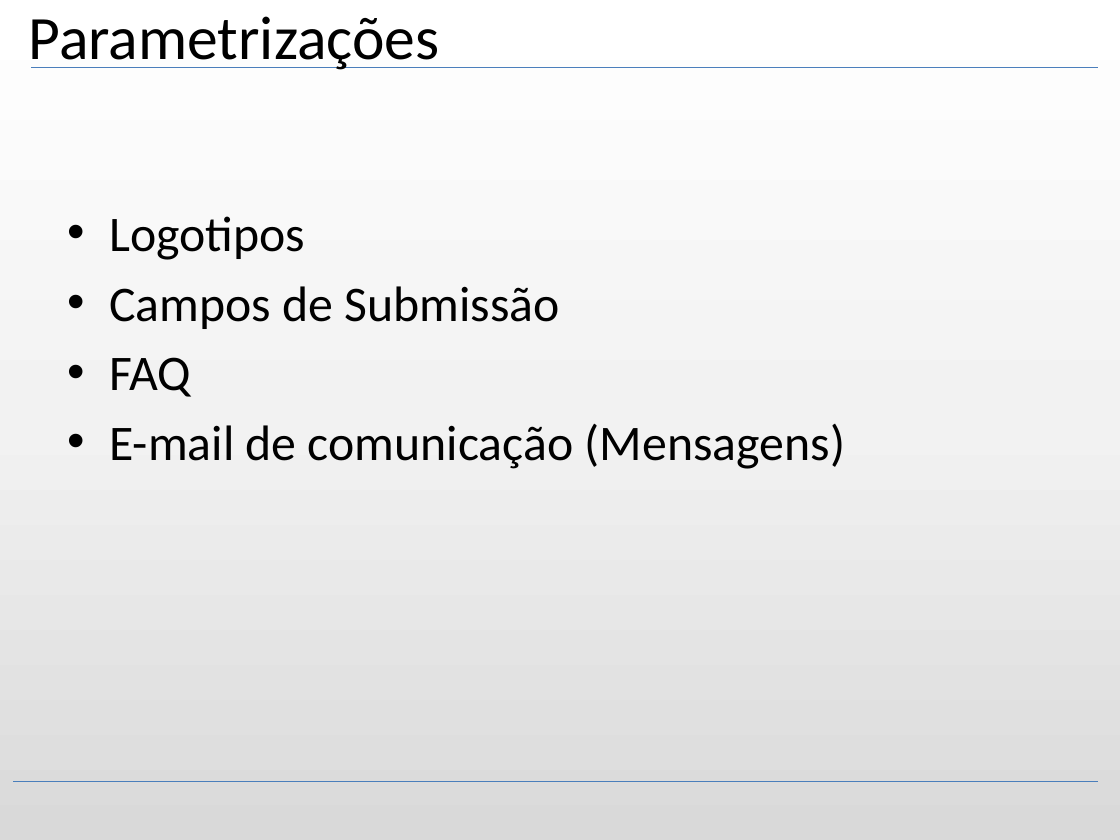
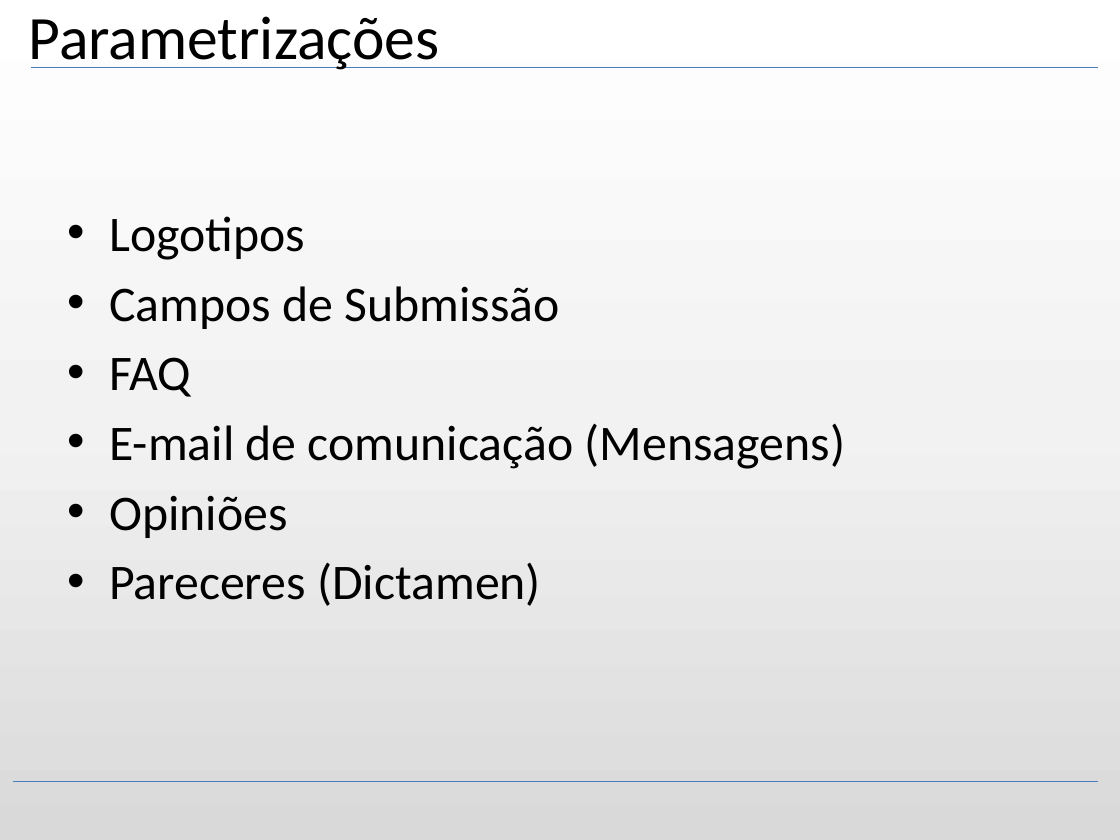
Before and after one commit to bireme/proethos, a slide deck: slide 12 of _documents/presentation/ProEthos - pt_BR - v0.14.52.pptx (slide 13 before the commit). Drawn at 1120x840 pixels with LibreOffice and Linux fonts; fonts in the diff are those of the drawing; background and template pictures are left out. Boxes give left, top, right and bottom in pixels: in the first picture for what was removed or moved away, otherwise in the second. Text is boxed around its words. In the diff, an @@ line names an element or a change of style, - is before the commit and + after.

```diff
--- a/_documents/presentation/ProEthos - pt_BR - v0.14.52.pptx
+++ b/_documents/presentation/ProEthos - pt_BR - v0.14.52.pptx
@@ text at (x1=109, y1=495, x2=541, y2=606): paragraphs added @@
+• Opiniões
+• Pareceres (Dictamen)
```
Also in this commit, not shown: 5 other slides changed, 23 slides added, 2 slides removed, 6 other files.
